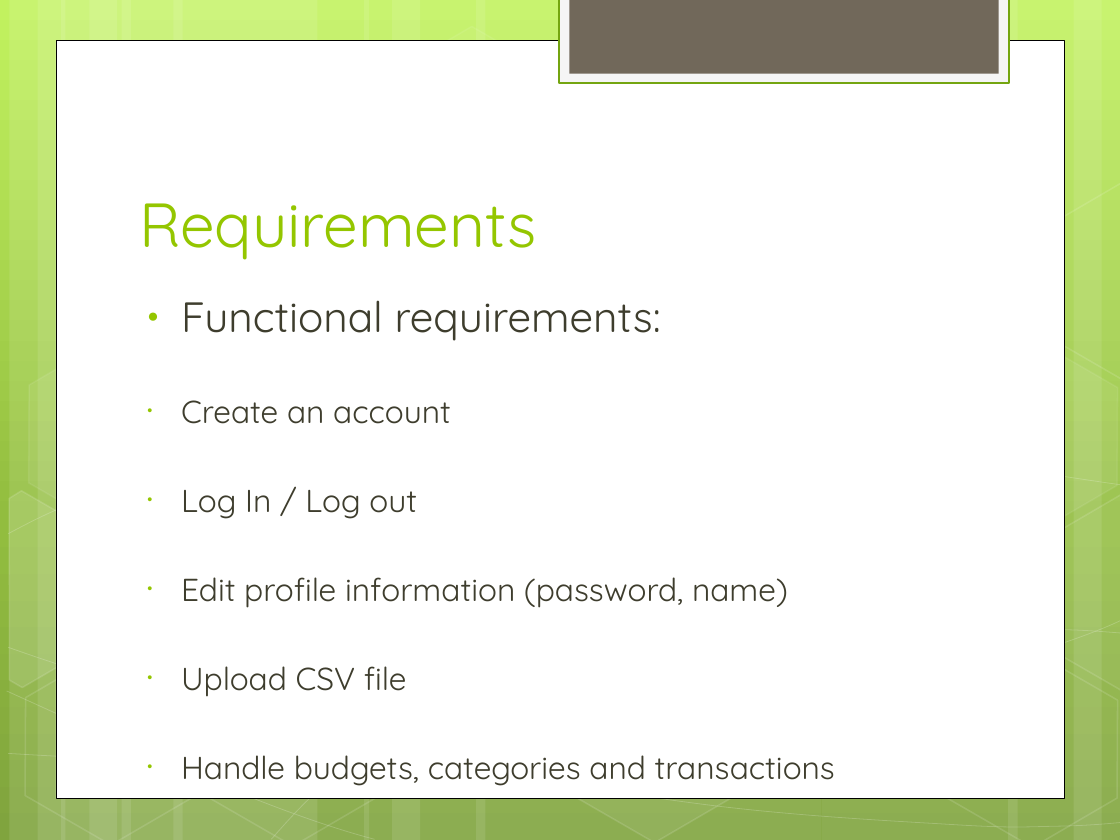
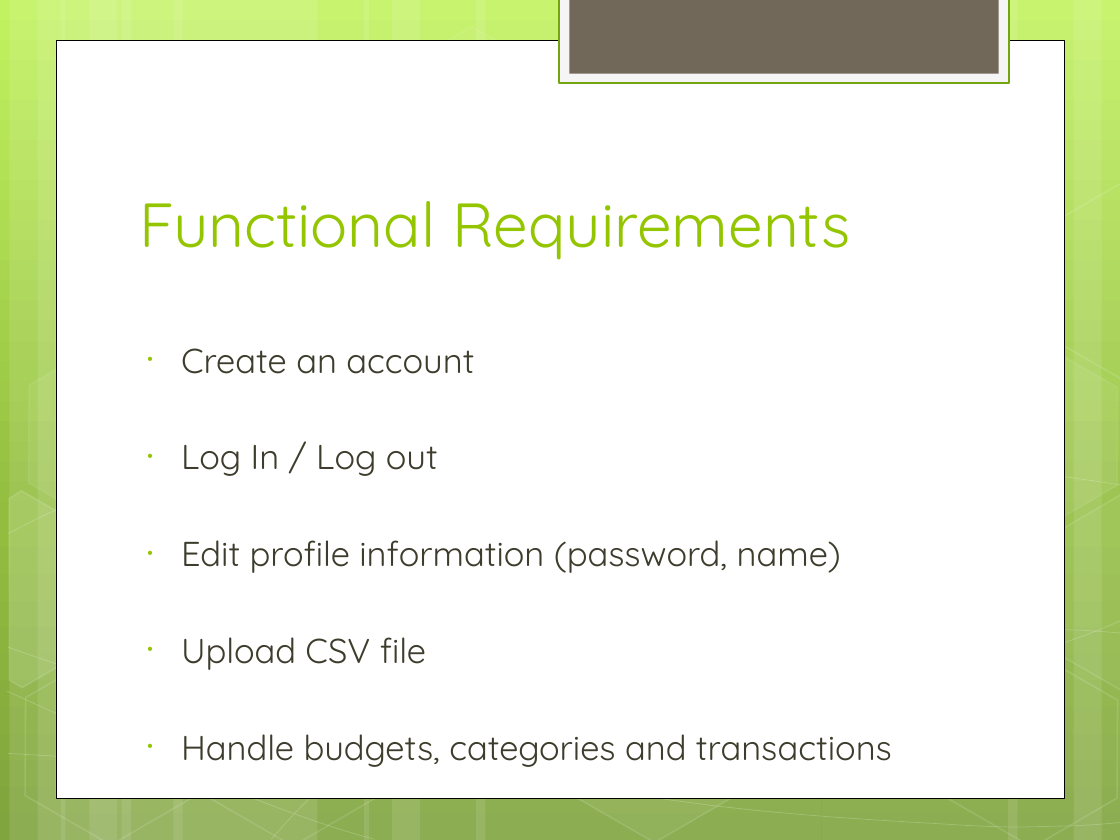
Before and after one commit to hiyenwong/cs679-b1-class-project, a slide deck: slide 15 of deliverables/final/Final Presentation.pptx (slide 17 before the commit). Drawn at 1120x840 pixels with LibreOffice and Linux fonts; fonts in the diff are those of the drawing. Boxes give left, top, right and bottom in pixels: in the first picture for what was removed or moved away, otherwise in the second. Text is boxed around its words. In the diff, an @@ line names an element or a change of style, - is before the commit and + after.

```diff
--- a/deliverables/final/Final Presentation.pptx
+++ b/deliverables/final/Final Presentation.pptx
@@ title at (139,201,851,260): text changed @@
-Requirements
+Functional Requirements
@@ text "Create an account" at (181,348,892,767): size 20.4 to 22.2 pt @@
@@ text at (181,300,661,341): paragraph removed @@
-● Functional requirements:
```
Also in this commit, not shown: 13 other slides changed, 6 slides added, 2 slides removed.
